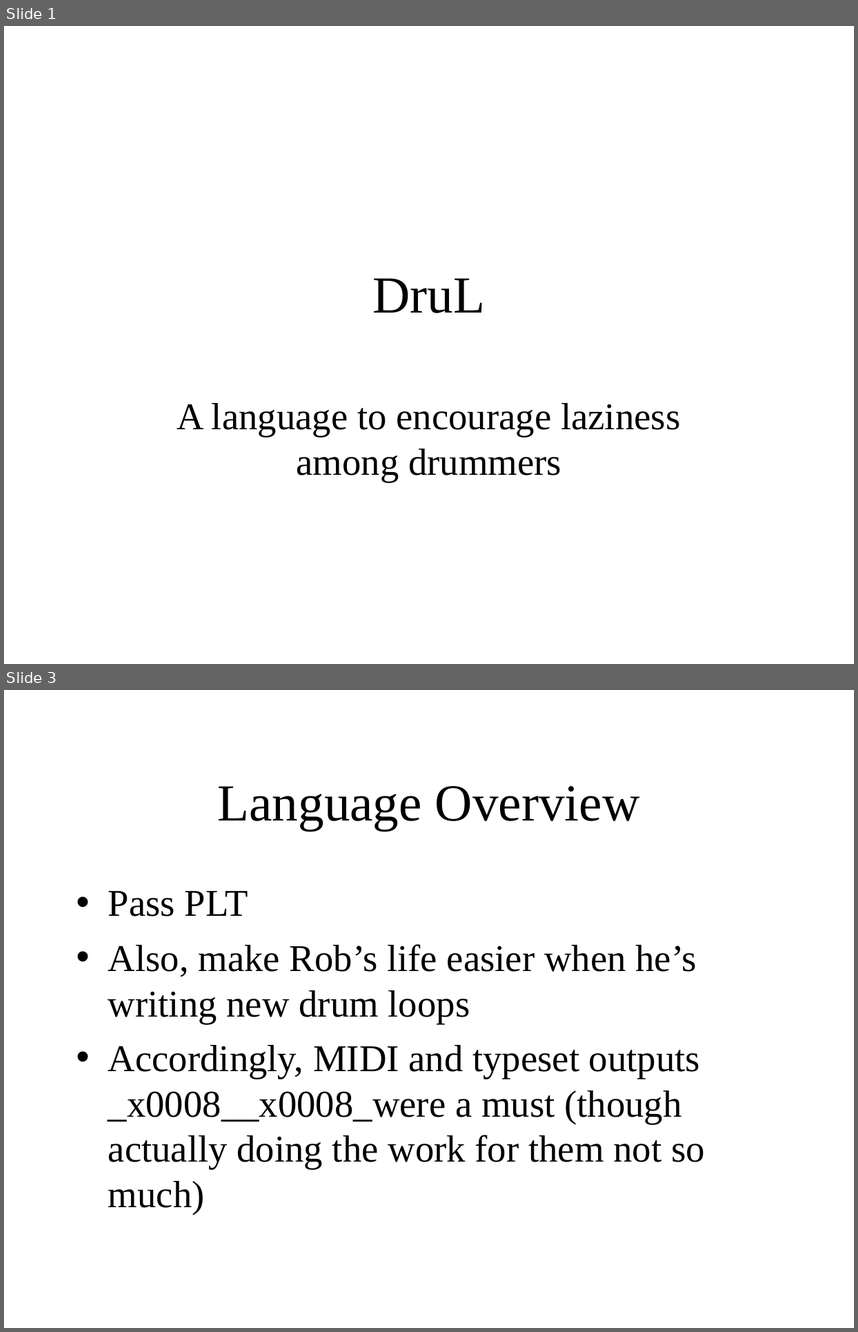
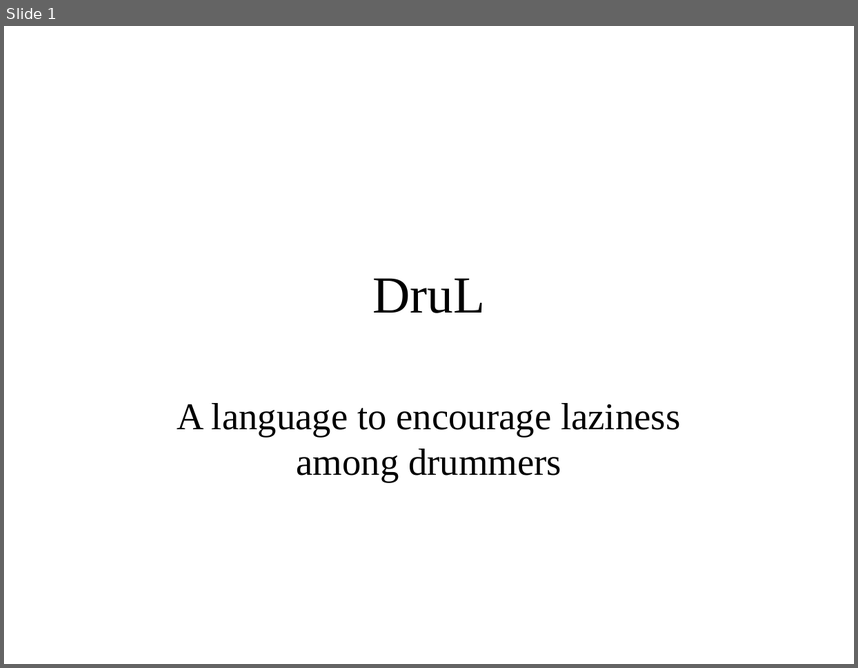
Before and after one commit to waseemilahi/drul, a slide deck: Presentation/Parts1-2.ppt. Shown one above the other, each under a label of ours: slides 1 and 3 before the commit, slide 1 after it; the slides between them are not shown. The pictures are 858x1332 and 858x668 pixels, drawn with LibreOffice and Linux fonts; fonts in the diff are those of the drawing. Boxes give left, top, right and bottom in pixels: in the first picture for what was removed or moved away, otherwise in the second. Text is boxed around its words. In the diff, an @@ line names an element or a change of style, - is before the commit and + after.

```diff
--- a/Presentation/Parts1-2.ppt
+++ b/Presentation/Parts1-2.ppt
@@ slide 3 removed at bbox=[4, 690, 854, 1328], background #FFFFFF @@
@@ title removed at bbox=[217, 786, 640, 830] @@
-Language Overview
@@ text removed at bbox=[108, 891, 705, 1214] @@
-• Pass PLT
-• Also, make Rob’s life easier when he’s writing new drum loops
-• Accordingly, MIDI and typeset outputs _x0008__x0008_were a must (though actually doing the work for them not so much)
```
Also in this commit, not shown: 11 slides changed, 22 slides added, 2 other slides removed.
